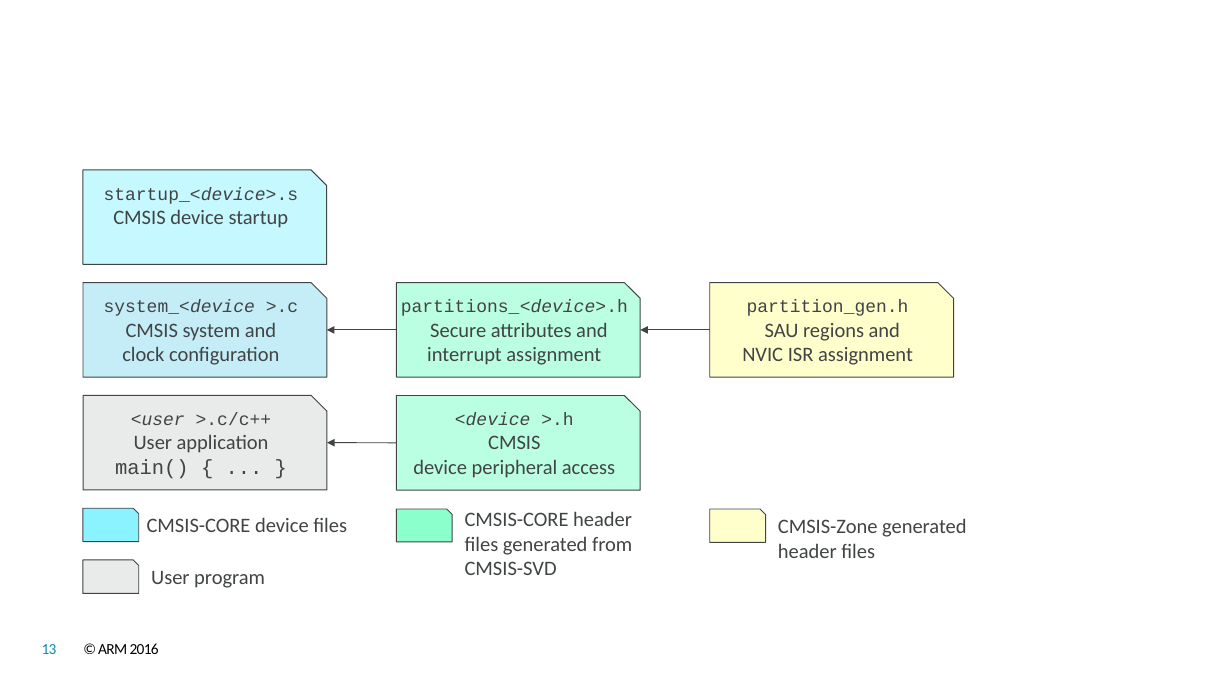
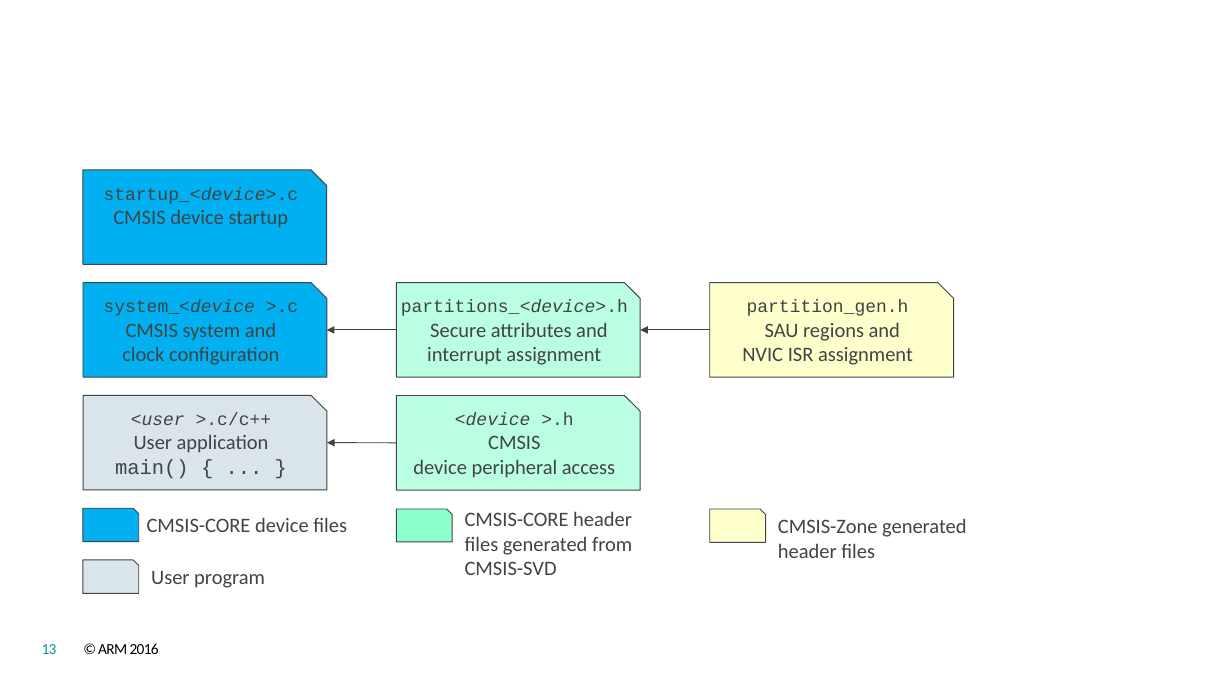
Before and after one commit to JonatanAntoni/CMSIS_6, a slide deck: slide 13 of doxygen/core_m/src/images/ARMv8-M_images.pptx. Drawn at 1232x693 pixels with LibreOffice and Linux fonts; fonts in the diff are those of the drawing; background and template pictures are left out. Boxes give left, top, right and bottom in pixels: in the first picture for what was removed or moved away, otherwise in the second. Text is boxed around its words. In the diff, an @@ line names an element or a change of style, - is before the commit and + after.

Commit message:
CMSIS Documentation: Updated CMSIS-Core(M) documentation and device template files.

```diff
--- a/doxygen/core_m/src/images/ARMv8-M_images.pptx
+++ b/doxygen/core_m/src/images/ARMv8-M_images.pptx
@@ snip rect "startup_<device>.c CMSIS device startup" at box(83, 170, 327, 264): fill #C5F8FF to #00B0F0 @@
@@ text in snip rect at box(104, 187, 299, 228): text changed @@
-startup_<device>.s
-CMSIS device startup
+startup_<device>.c
+CMSIS device startup
@@ snip rect "system_<device >.c CMSIS system and ..." at box(83, 283, 327, 377): fill #C5EDF8 to #00B0F0 @@
@@ snip rect "<user >.c/c++ User application main() ..." at box(83, 396, 327, 490): fill #D5D6D6 at 50% opacity to #B5CDD8 at 50% opacity @@
@@ snip rect at box(83, 508, 139, 542): fill #8BF2FF to #00B0F0 @@
@@ snip rect at box(83, 560, 139, 593): fill #D5D6D6 at 50% opacity to #B5CDD8 at 50% opacity @@
```
Also in this commit, not shown: 2 other slides changed, 19 other files.
